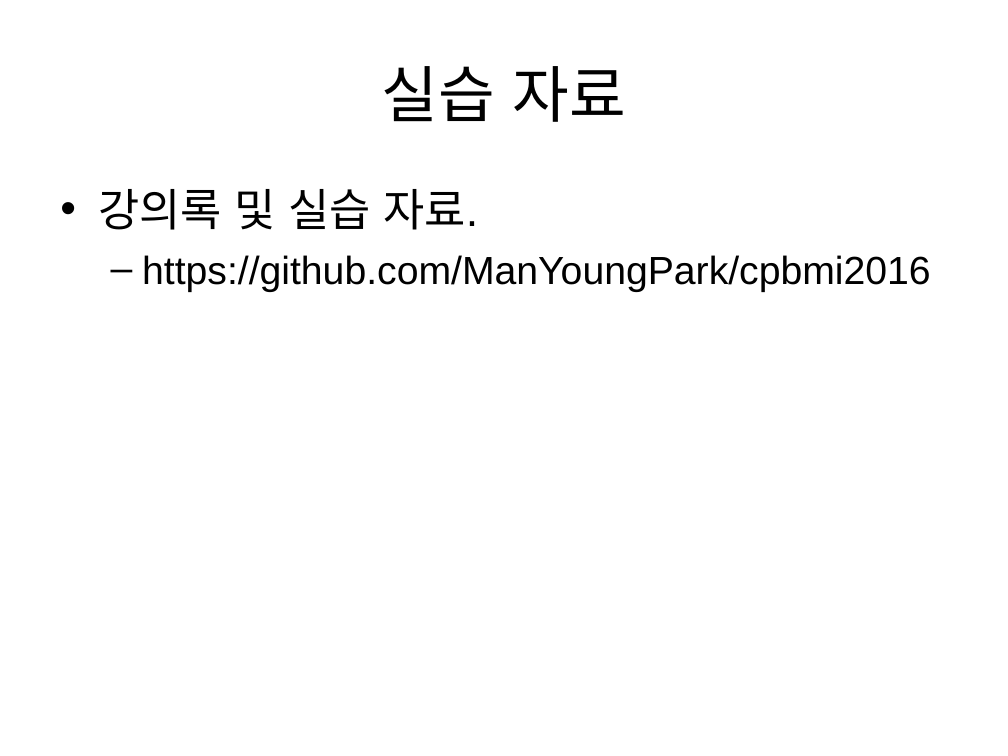
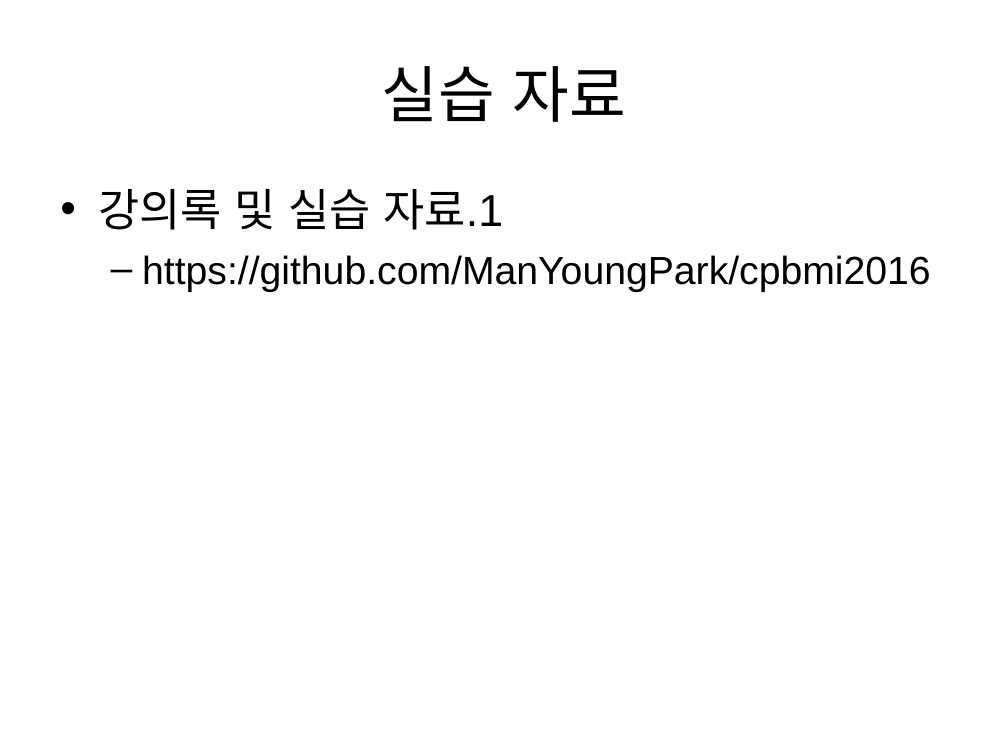
Before and after one commit to ManYoungPark/cpbmi2016, a slide deck: slide 2 of CPBMI_pmy_1st_create_insert_select.ppt. Drawn at 1008x756 pixels with LibreOffice and Linux fonts; fonts in the diff are those of the drawing; background and template pictures are left out. Boxes give left, top, right and bottom in pixels: in the first picture for what was removed or moved away, otherwise in the second. Text is boxed around its words. In the diff, an @@ line names an element or a change of style, - is before the commit and + after.

Commit message:
ddd

```diff
--- a/CPBMI_pmy_1st_create_insert_select.ppt
+++ b/CPBMI_pmy_1st_create_insert_select.ppt
@@ text at bbox=[98, 189, 503, 230]: text changed @@
-• 강의록 및 실습 자료.
+• 강의록 및 실습 자료.1
```
